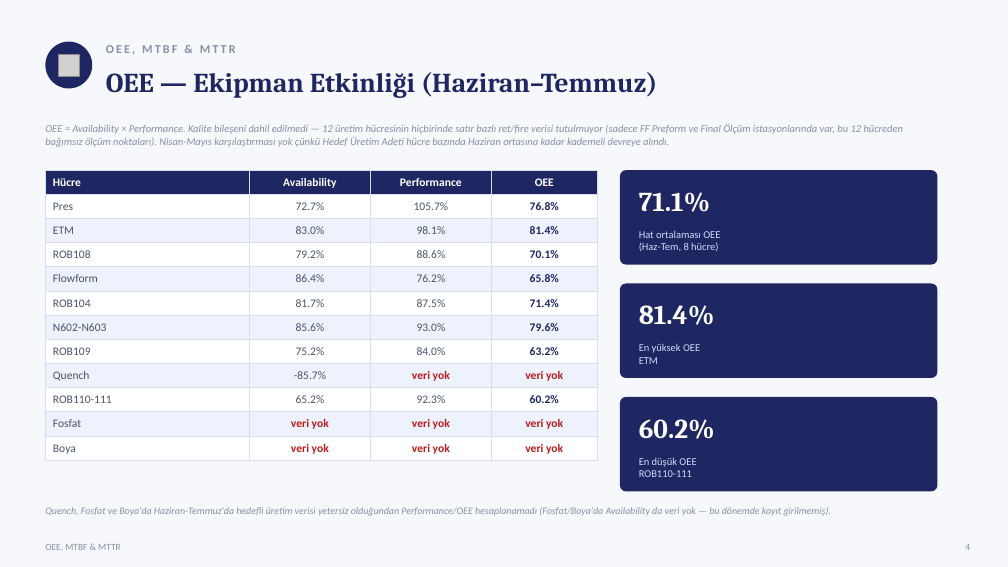
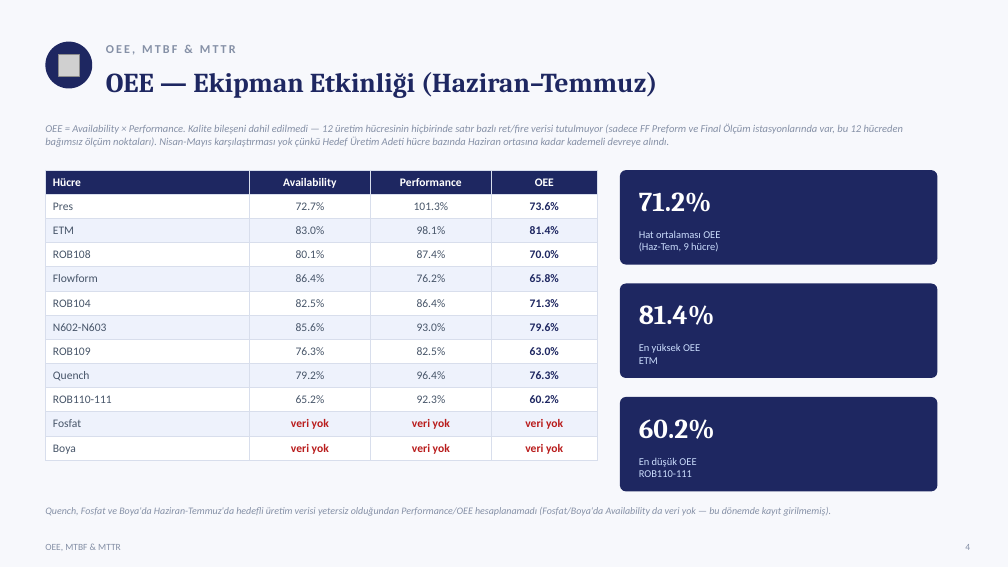
Before and after one commit to sgtdali/ManufUI, a slide deck: slide 5 of docs/sunumlar/Repkon-HF901-Ust-Yonetim-Sunumu-2026-07.pptx. Drawn at 1008x567 pixels with LibreOffice and Linux fonts; fonts in the diff are those of the drawing; grey boxes stand for pictures. Boxes give left, top, right and bottom in pixels: in the first picture for what was removed or moved away, otherwise in the second. Text is boxed around its words. In the diff, an @@ line names an element or a change of style, - is before the commit and + after.

```diff
--- a/docs/sunumlar/Repkon-HF901-Ust-Yonetim-Sunumu-2026-07.pptx
+++ b/docs/sunumlar/Repkon-HF901-Ust-Yonetim-Sunumu-2026-07.pptx
@@ table at (x1=45, y1=170, x2=597, y2=458) @@
-row 2, column 3: 105.7%
+row 2, column 3: 101.3%
-row 2, column 4: 76.8%
+row 2, column 4: 73.6%
-row 4: ROB108 | 79.2% | 88.6% | 70.1%
+row 4: ROB108 | 80.1% | 87.4% | 70.0%
-row 6: ROB104 | 81.7% | 87.5% | 71.4%
+row 6: ROB104 | 82.5% | 86.4% | 71.3%
-row 8: ROB109 | 75.2% | 84.0% | 63.2%
+row 8: ROB109 | 76.3% | 82.5% | 63.0%
-row 9: Quench | -85.7% | veri yok | veri yok
+row 9: Quench | 79.2% | 96.4% | 76.3%
@@ text at (x1=639, y1=192, x2=712, y2=212): text changed @@
-71.1%
+71.2%
```
Also in this commit, not shown: 1 other slide changed, 2 other files.
